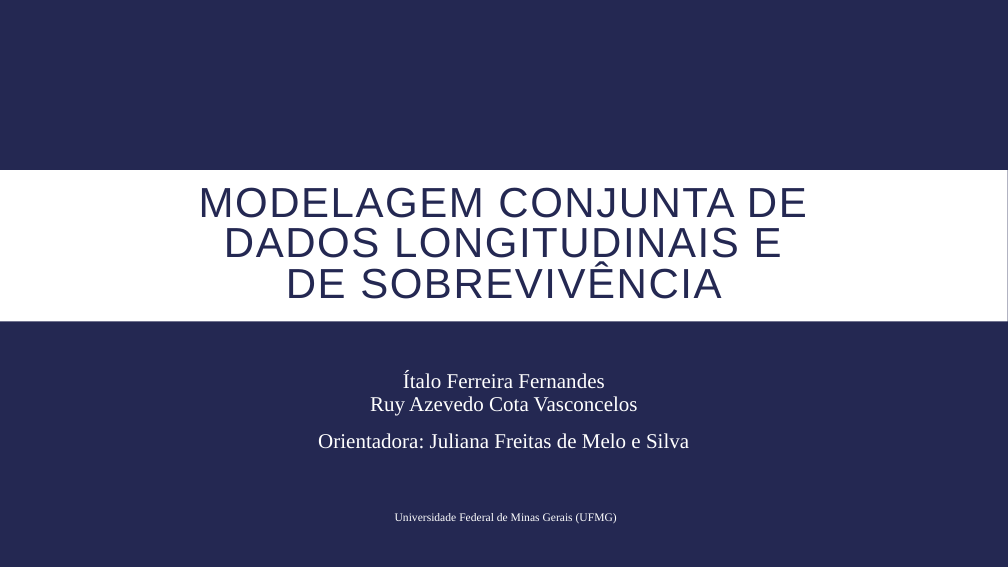
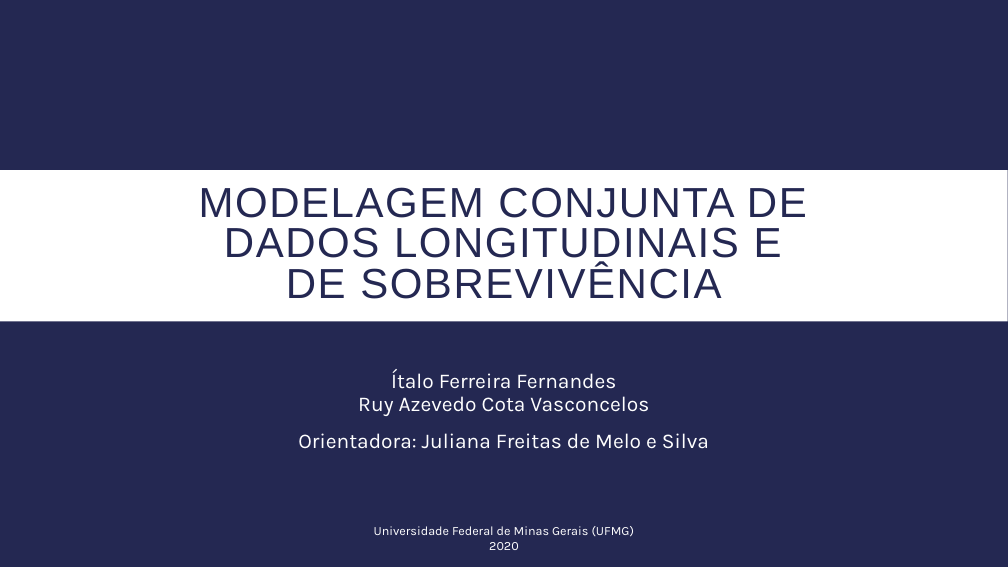
Before and after one commit to itff/Seminarios2, a slide deck: slide 1 of Apresentacao_Editado.pptx. Drawn at 1008x567 pixels with LibreOffice and Linux fonts; fonts in the diff are those of the drawing. Boxes give left, top, right and bottom in pixels: in the first picture for what was removed or moved away, otherwise in the second. Text is boxed around its words. In the diff, an @@ line names an element or a change of style, - is before the commit and + after.

```diff
--- a/Apresentacao_Editado.pptx
+++ b/Apresentacao_Editado.pptx
@@ subtitle "Ítalo Ferreira Fernandes Ruy Azevedo ..." at box(298, 369, 709, 449): font Times New Roman to Karla @@
@@ text "Universidade Federal de Minas Gerais ...": place and size @@
-text "Universidade Federal de Minas Gerais ..." at box(395, 513, 617, 523)
+text "Universidade Federal de Minas Gerais ..." at box(374, 526, 635, 550)
@@ text "Universidade Federal de Minas Gerais ..." at box(374, 526, 635, 550): vertical alignment middle to top @@
@@ text at box(374, 526, 635, 537): size 11 to 12 pt, font Times New Roman to Karla @@
@@ text at box(489, 542, 519, 550): paragraph added @@
+2020
```
Also in this commit, not shown: 31 other slides changed, 1 slide removed.
